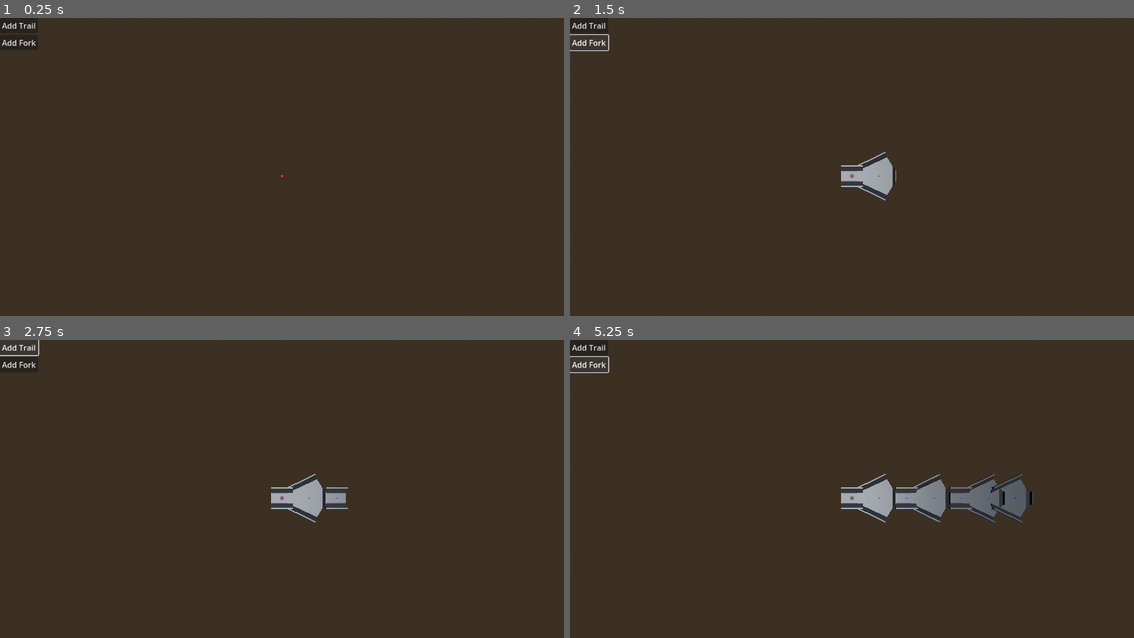
Above: before the commit, frames 1-4 (two rows, left to right).
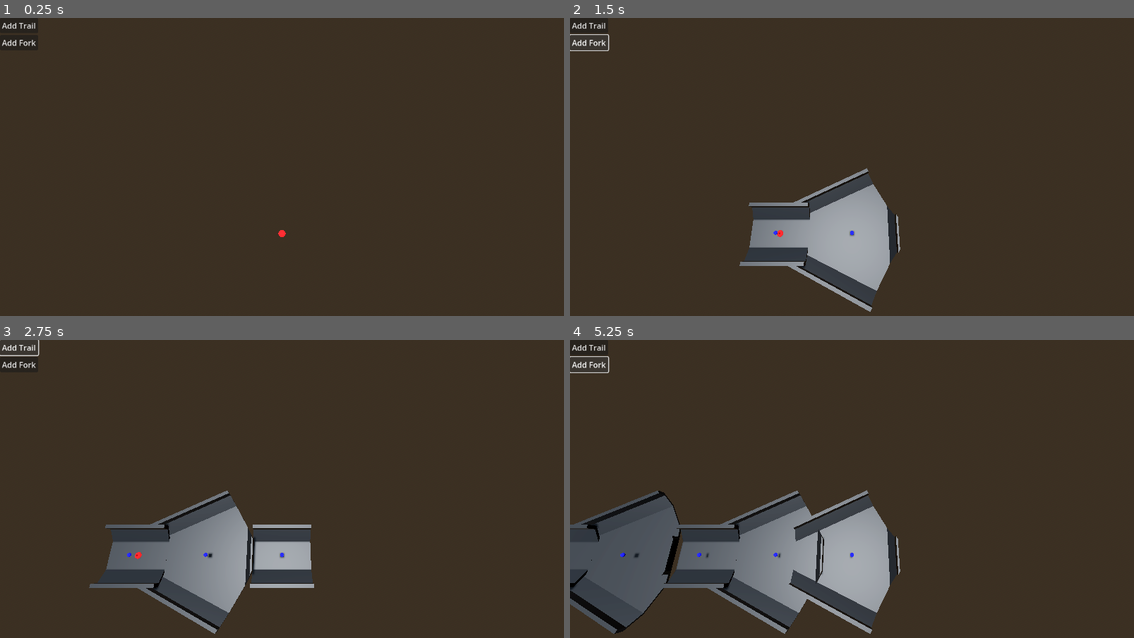
Above: after the commit, the same moments.

Repository: gheddie/godot_mace_runner_2
Game: Godot game, scene res://sandbox/builder/MaceBuilderSandbox.tscn
Two runs of this game, one before a commit and one after it. Both use one fixed random seed, a clock stepped at 60 frames per second and the inputs below.
Inputs:
- Up to frame 1 (0.25 s): no input
- Up to frame 2 (1.5 s): click "Add Trail" at 0.5 s; click "Add Fork" at 1.25 s
- Up to frame 3 (2.75 s): click "Add Trail" at 2 s
- Up to frame 4 (5.25 s): click "Add Fork" at 2.75 s; click "Add Trail" at 3.5 s; click "Add Fork" at 4.25 s; tap Enter at 5 s

The runs differ from the first frame. In frame 1, less than 0.1% of the frame differs, in the area x 49-51%, y 52-74%; in frame 2, 8.1%; in frame 3, 11%; in frame 4, 22%, in the area x 0-83%, y 44-99%.

Commit message:
minor changes to buider sandbox

Diff:
--- a/sandbox/builder/MaceBuilderSandbox.gd
+++ b/sandbox/builder/MaceBuilderSandbox.gd
@@ -2,6 +2,8 @@
 
 @onready var addTrailButton: Button = $Buttons/AddTrail
 @onready var addForkButton: Button = $Buttons/AddFork
+
+@onready var camera: Camera3D = $Camera3D
 
 func _ready() -> void:
 	addTrailButton.pressed.connect(addTrail)
@@ -10,9 +12,17 @@
 func addTrail() -> void:
 	var element = MaceElementFactoryInstance.buildTrailElement()
 	add_child(element)
-	element.acceptPosition(MaceObjectManagerInstance.registerMaceElement(element))
+	var position = MaceObjectManagerInstance.registerMaceElement(element)
+	element.acceptPosition(position)
+	updateCameraPosition(position.x)
 
 func addFork() -> void:
 	var element = MaceElementFactoryInstance.buildForkElement()
 	add_child(element)
-	element.acceptPosition(MaceObjectManagerInstance.registerMaceElement(element))
+	var position = MaceObjectManagerInstance.registerMaceElement(element)
+	element.acceptPosition(position)
+	updateCameraPosition(position.x)
+
+func updateCameraPosition(xPosition: float) -> void:
+	camera.global_position.x = xPosition
+	print(str("updating camera position to --> ", str(camera.global_position)))
--- a/sandbox/builder/MaceBuilderSandbox.tscn
+++ b/sandbox/builder/MaceBuilderSandbox.tscn
@@ -31,7 +31,7 @@
 shadow_enabled = true
 
 [node name="Camera3D" type="Camera3D" parent="."]
-transform = Transform3D(1, 0, 0, 0, -4.371139e-08, 1, 0, -1, -4.371139e-08, 0, 77.592476, 0)
+transform = Transform3D(1, 0, 0, 0, 0.3074561, 0.95156217, 0, -0.95156217, 0.3074561, 0, 30, 1.2325339)
 
 [node name="Buttons" type="GridContainer" parent="."]
 anchors_preset = 15
